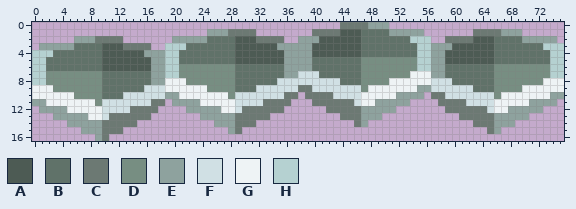
Sprite sheet, stored at release_v1.2.x/Assets/Sprites/Network/platform.png. Above, as it was before the edit.
The file is 76x17 pixels.
Palette (. is transparent): A #4d5b54  B #607269  C #6c7973  D #778e82  E #8ea29e  F #d0e0e4  G #eef3f5  H #b5d1d1
Once edited:
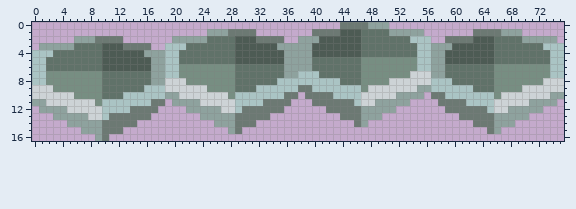
What changed:
Colour F changes from #d0e0e4 to #aac4c4.
Colour G changes from #eef3f5 to #cdd3d6.
The author changed colour H to colour F in row 2 at x 54 to 56; in row 3 at x 19 to 21, 55 to 56 and 73 to 75; in row 4 at x 0 to 2, 19 to 20, 55 to 56 and 74 to 75; in rows 5 to 6 at x 0 to 1, 19 to 20, 55 to 56 and 74 to 75; in row 7 at x 0 to 1, 19 to 20 and 74 to 75; in row 8 at x 0 to 1.
Boxes around the changes in both pictures, in picture pixels (x1, y1, x2, y2):
changed: (32, 36, 564, 120)
